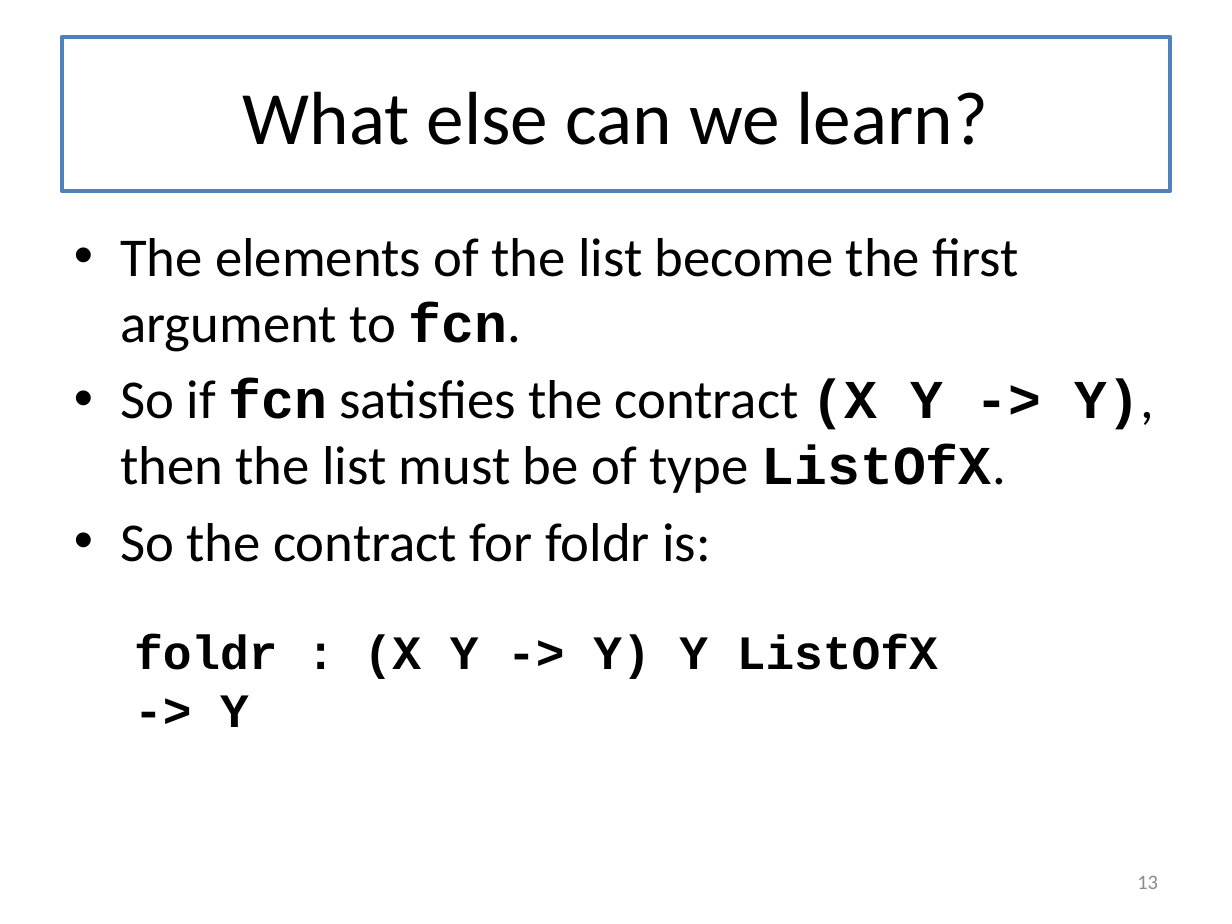
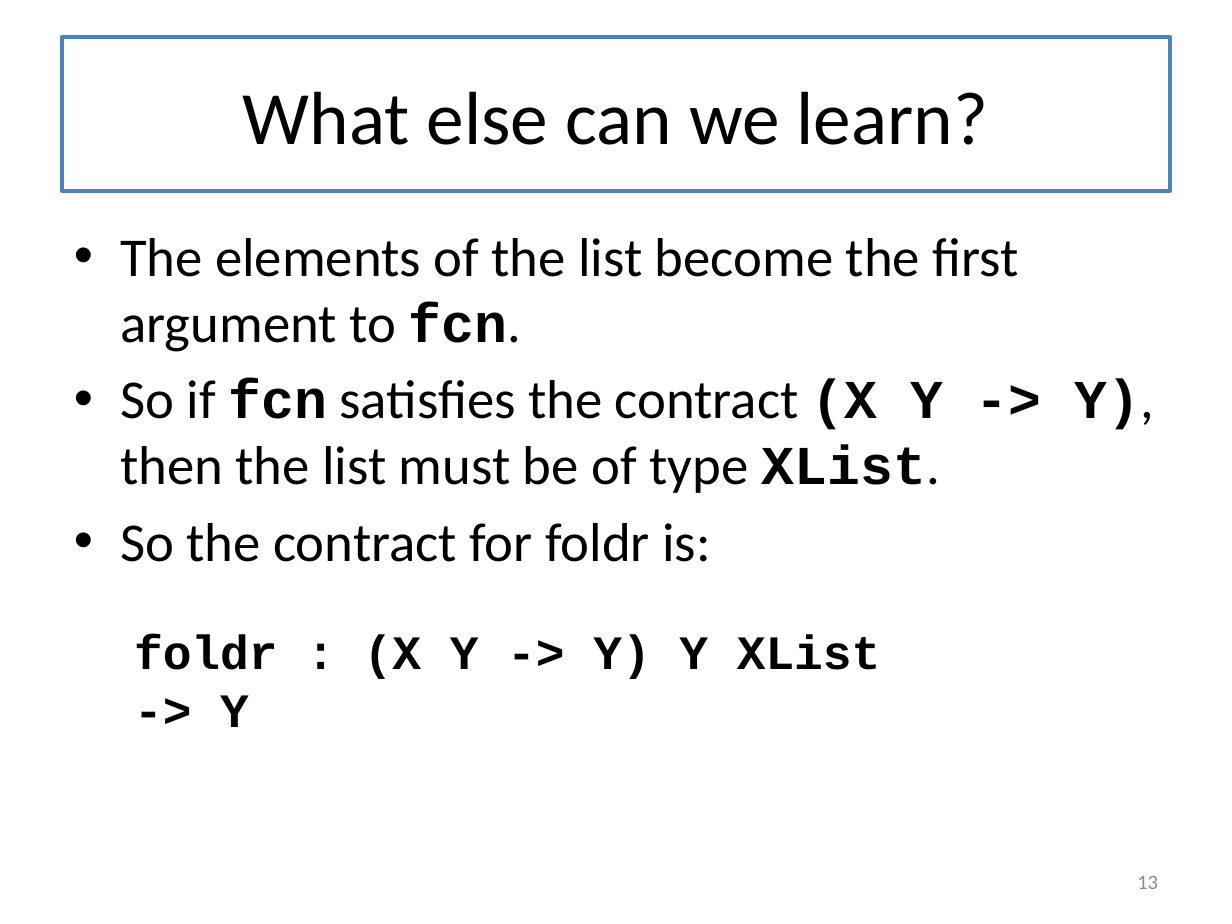
Before and after one commit to mwand/cs5010f17, a slide deck: slide 13 of Slides/Lesson 6.4 Foldr.pptx. Drawn at 1232x924 pixels with LibreOffice and Linux fonts; fonts in the diff are those of the drawing. Boxes give left, top, right and bottom in pixels: in the first picture for what was removed or moved away, otherwise in the second. Text is boxed around its words. In the diff, an @@ line names an element or a change of style, - is before the commit and + after.

```diff
--- a/Slides/Lesson 6.4 Foldr.pptx
+++ b/Slides/Lesson 6.4 Foldr.pptx
@@ text at (x1=120, y1=379, x2=1154, y2=493): text changed @@
-• So if fcn satisfies the contract (X Y -> Y), then the list must be of type ListOfX.
+• So if fcn satisfies the contract (X Y -> Y), then the list must be of type XList.
@@ text at (x1=134, y1=635, x2=881, y2=727): text changed @@
-foldr : (X Y -> Y) Y ListOfX -> Y
+foldr : (X Y -> Y) Y XList -> Y
```
Also in this commit, not shown: 17 other slides changed.
